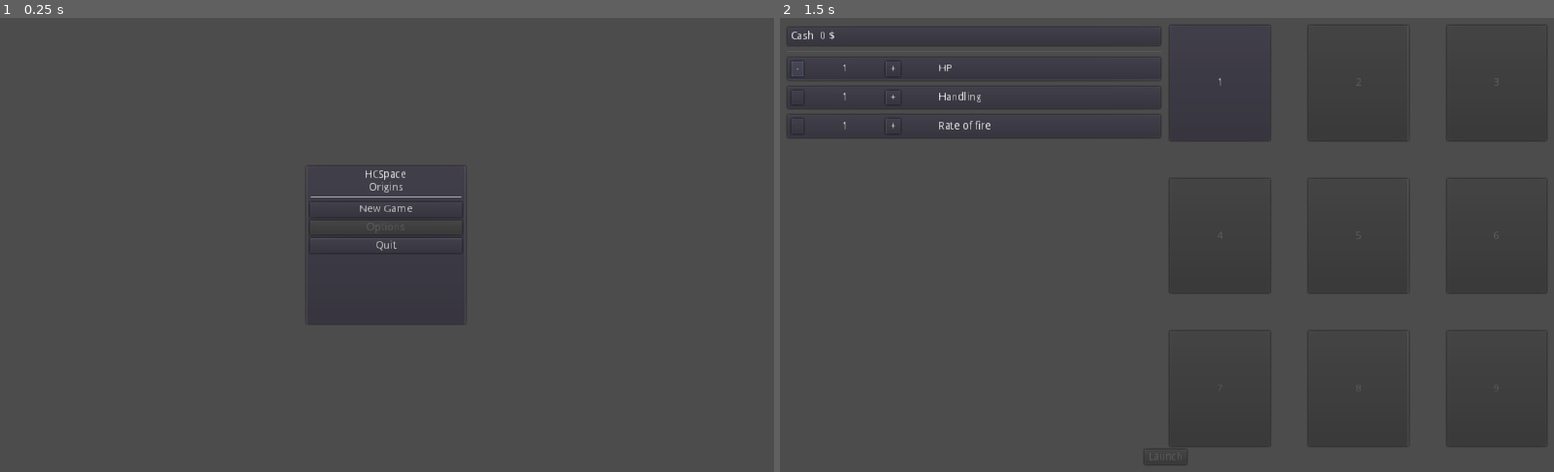
Above: before the commit, frames 1-2 (left to right).
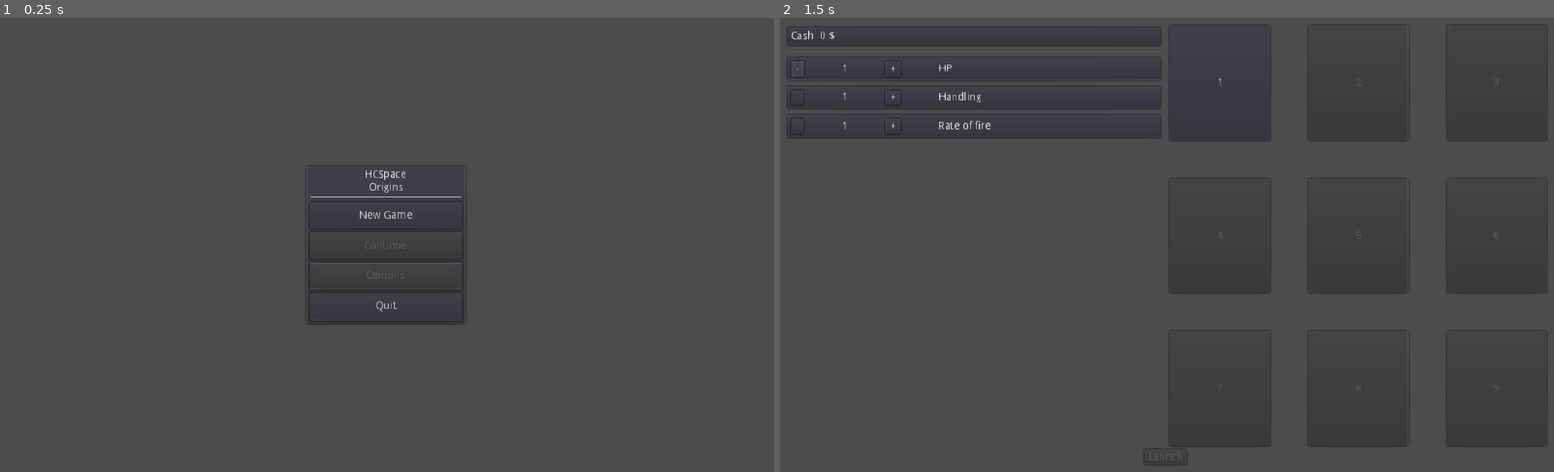
Above: after the commit, the same moments.

Repository: Kessinen/HCSSpace-Origins
Game: Godot game, scene res://Menus/Mainmenu.tscn
Two runs of this game, one before a commit and one after it. Both use one fixed random seed, a clock stepped at 60 frames per second and the inputs below.
Inputs:
- Up to frame 1 (0.25 s): no input
- Up to frame 2 (1.5 s): click "New Game" at 0.5 s; click "-" at 1.25 s

The runs differ from the first frame. In frame 1, 0.3% of the frame differs, in the area x 40-60%, y 41-65%; in frame 2, nothing differs.

Commit message:
CHANGE Main menu layout
Added disabled continue button

Diff:
--- a/src/Menus/Mainmenu.tscn
+++ b/src/Menus/Mainmenu.tscn
@@ -48,22 +48,34 @@
 [node name="btnNewGame" type="Button" parent="CenterContainer/PanelContainer/VBoxContainer"]
 margin_top = 43.0
 margin_right = 200.0
-margin_bottom = 63.0
+margin_bottom = 79.0
+size_flags_vertical = 3
 text = "New Game"
 
+[node name="btnContinue" type="Button" parent="CenterContainer/PanelContainer/VBoxContainer"]
+margin_top = 83.0
+margin_right = 200.0
+margin_bottom = 119.0
+size_flags_vertical = 3
+disabled = true
+text = "Continue"
+
 [node name="btnOptions" type="Button" parent="CenterContainer/PanelContainer/VBoxContainer"]
-margin_top = 67.0
+margin_top = 123.0
 margin_right = 200.0
-margin_bottom = 87.0
+margin_bottom = 159.0
+size_flags_vertical = 3
 disabled = true
 text = "Options"
 
 [node name="btnQuit" type="Button" parent="CenterContainer/PanelContainer/VBoxContainer"]
-margin_top = 91.0
+margin_top = 163.0
 margin_right = 200.0
-margin_bottom = 111.0
+margin_bottom = 200.0
+size_flags_vertical = 3
 text = "Quit"
 
 [connection signal="pressed" from="CenterContainer/PanelContainer/VBoxContainer/btnNewGame" to="." method="_on_btnNewGame_pressed"]
+[connection signal="pressed" from="CenterContainer/PanelContainer/VBoxContainer/btnContinue" to="." method="_on_btnNewGame_pressed"]
 [connection signal="pressed" from="CenterContainer/PanelContainer/VBoxContainer/btnOptions" to="." method="_on_btnNewGame_pressed"]
 [connection signal="pressed" from="CenterContainer/PanelContainer/VBoxContainer/btnQuit" to="." method="_on_btnQuit_pressed"]
